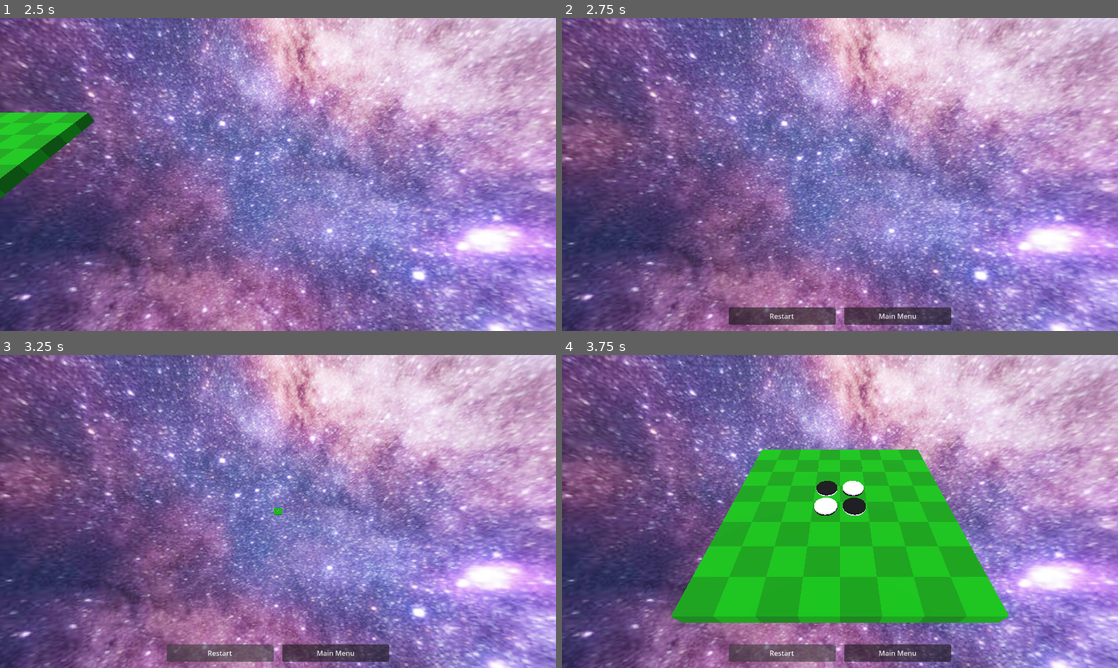
Above: before the commit, frames 1-4 (two rows, left to right).
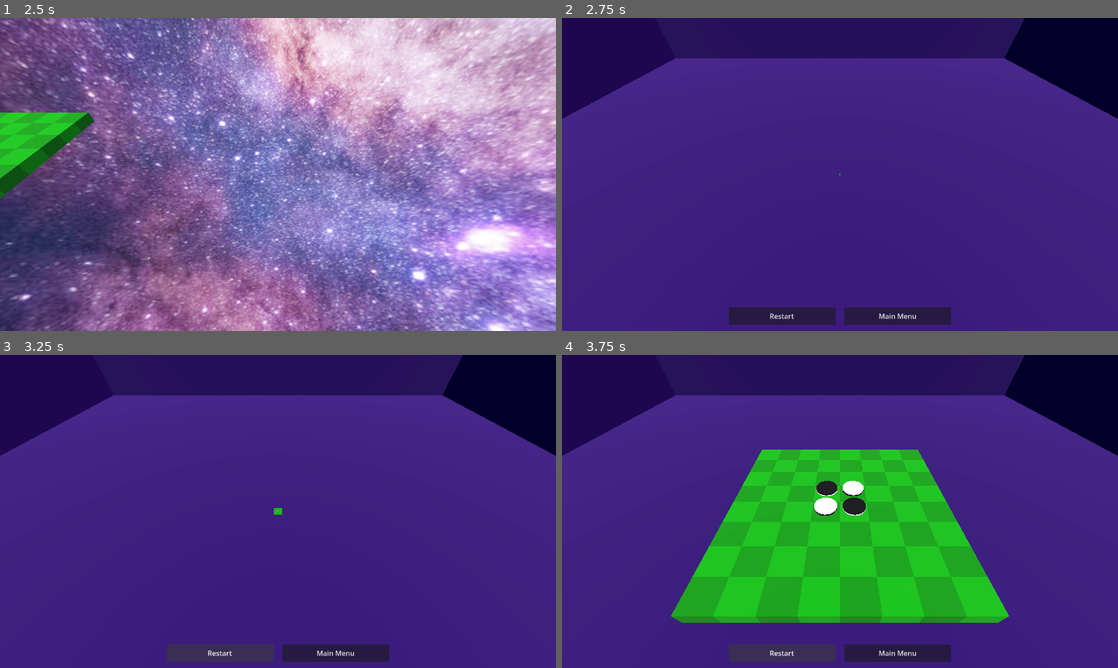
Above: after the commit, the same moments.

Repository: phrasmotica/othello
Game: Godot game, scene res://scenes/3d/main_menu_3d.tscn
Two runs of this game, one before a commit and one after it. Both use one fixed random seed, a clock stepped at 60 frames per second and the inputs below.
Inputs (mouse positions are in pixels of both pictures, inside the frame that each line leads up to):
- Up to frame 1 (2.5 s): move the mouse to (400, 158) at 0.52 s; click (400, 158) at 0.67 s; click "Start Game" at 1.25 s; move the mouse to (166, 190) at 2.02 s; click (166, 190) at 2.17 s
- Up to frame 2 (2.75 s): no input
- Up to frame 3 (3.25 s): click "Restart" at 2.75 s
- Up to frame 4 (3.75 s): click "Restart" at 3.5 s

Frame 1 is identical in both runs. In frame 2, 98% of the frame differs, in the area x 0-100%, y 0-100%; in frame 3, 98%; in frame 4, 73%.

Commit message:
Create basic room scene using CSG nodes

Diff:
--- a/scenes/3d/game_3d.tscn
+++ b/scenes/3d/game_3d.tscn
@@ -12,6 +12,7 @@
 [ext_resource type="PackedScene" uid="uid://h7i6lleviljq" path="res://scenes/3d/camera_rig.tscn" id="5_o4xlo"]
 [ext_resource type="PackedScene" uid="uid://most7j8bx8hc" path="res://scenes/game_buttons.tscn" id="6_50uei"]
 [ext_resource type="PackedScene" uid="uid://duyv0dq1ikr5y" path="res://scenes/3d/debug_ui.tscn" id="10_mrax3"]
+[ext_resource type="PackedScene" uid="uid://de5xco2vjeejf" path="res://scenes/3d/purple_room.tscn" id="13_yr2oc"]
 
 [node name="Game3D" type="Node3D"]
 script = ExtResource("1_b1isx")
@@ -45,6 +46,7 @@
 board = NodePath("../Board3D")
 
 [node name="Board3D" parent="." instance=ExtResource("2_2hvj3")]
+transform = Transform3D(1, 0, 0, 0, 1, 0, 0, 0, 1, 0, 2, 0)
 
 [node name="CameraRig" parent="Board3D" instance=ExtResource("5_o4xlo")]
 transform = Transform3D(1, 0, 0, 0, 0.707107, -0.707107, 0, 0.707107, 0.707107, 0, 0, 0)
@@ -93,3 +95,5 @@
 offset_right = 319.0
 size_flags_horizontal = 0
 board = NodePath("../../../..")
+
+[node name="PurpleRoom" parent="." instance=ExtResource("13_yr2oc")]
--- /dev/null
+++ b/scenes/3d/purple_room.tscn
@@ -0,0 +1,55 @@
+[gd_scene load_steps=2 format=3 uid="uid://de5xco2vjeejf"]
+
+[sub_resource type="StandardMaterial3D" id="StandardMaterial3D_bk3yx"]
+albedo_color = Color(0.154977, 0.000314246, 0.345437, 1)
+
+[node name="PurpleRoom" type="CSGCombiner3D"]
+material_override = SubResource("StandardMaterial3D_bk3yx")
+
+[node name="Floor" type="CSGBox3D" parent="."]
+transform = Transform3D(1, 0, 0, 0, 1, 0, 0, 0, 1, 0, 1, 0)
+size = Vector3(30, 2, 30)
+
+[node name="WallZ0" type="CSGBox3D" parent="."]
+transform = Transform3D(1, 0, 0, 0, 1, 0, 0, 0, 1, 0, 6, -16)
+size = Vector3(34, 12, 2)
+
+[node name="Window" type="CSGCylinder3D" parent="WallZ0"]
+transform = Transform3D(1, 0, 0, 0, -4.37114e-08, -1, 0, 1, -4.37114e-08, 0, 1, 0)
+operation = 2
+radius = 2.0
+height = 2.5
+smooth_faces = false
+
+[node name="WallZ1" type="CSGBox3D" parent="."]
+transform = Transform3D(1, 0, 0, 0, 1, 0, 0, 0, 1, 0, 6, 16)
+size = Vector3(34, 12, 2)
+
+[node name="Window" type="CSGCylinder3D" parent="WallZ1"]
+transform = Transform3D(1, 0, 0, 0, -4.37114e-08, -1, 0, 1, -4.37114e-08, 0, 1, 0)
+operation = 2
+radius = 2.0
+height = 2.5
+smooth_faces = false
+
+[node name="WallX0" type="CSGBox3D" parent="."]
+transform = Transform3D(1, 0, 0, 0, 1, 0, 0, 0, 1, 16, 6, 0)
+size = Vector3(2, 12, 30)
+
+[node name="Window" type="CSGCylinder3D" parent="WallX0"]
+transform = Transform3D(-4.37114e-08, -1, 0, 1, -4.37114e-08, 0, 0, 0, 1, 0, 1, 0)
+operation = 2
+radius = 2.0
+height = 2.5
+smooth_faces = false
+
+[node name="WallX1" type="CSGBox3D" parent="."]
+transform = Transform3D(1, 0, 0, 0, 1, 0, 0, 0, 1, -16, 6, 0)
+size = Vector3(2, 12, 30)
+
+[node name="Window" type="CSGCylinder3D" parent="WallX1"]
+transform = Transform3D(-4.37114e-08, -1, 0, 1, -4.37114e-08, 0, 0, 0, 1, 0, 1, 0)
+operation = 2
+radius = 2.0
+height = 2.5
+smooth_faces = false
Not shown: 1 places in scenes/3d/game_3d.tscn that only renumber resources
